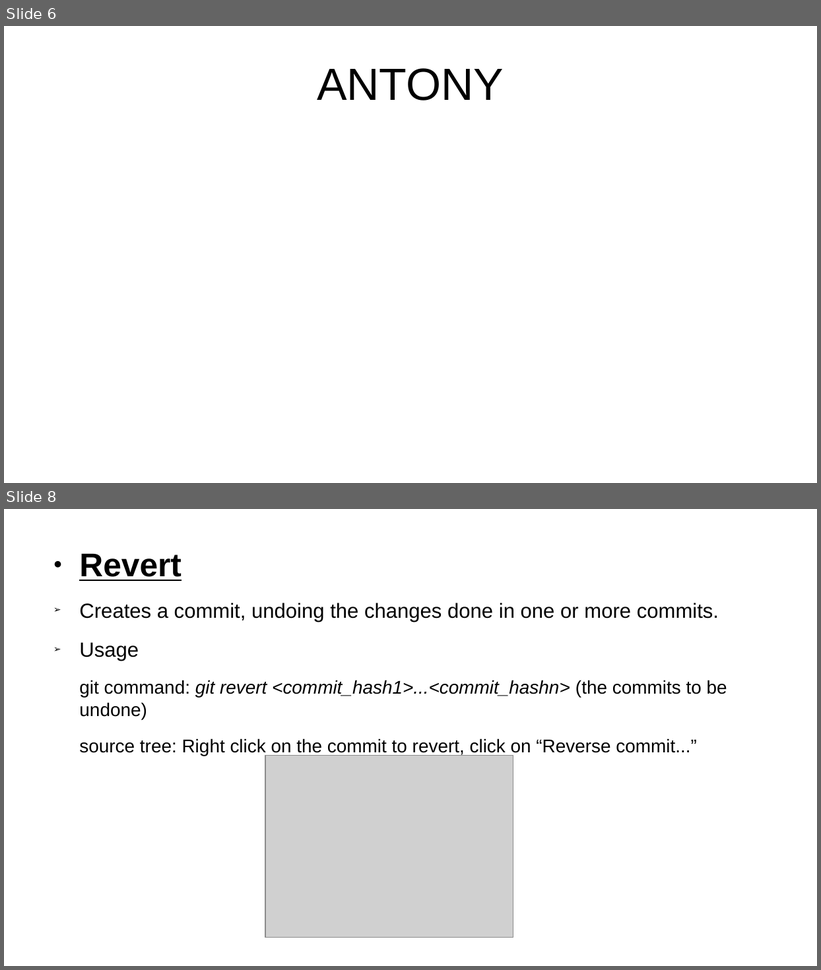
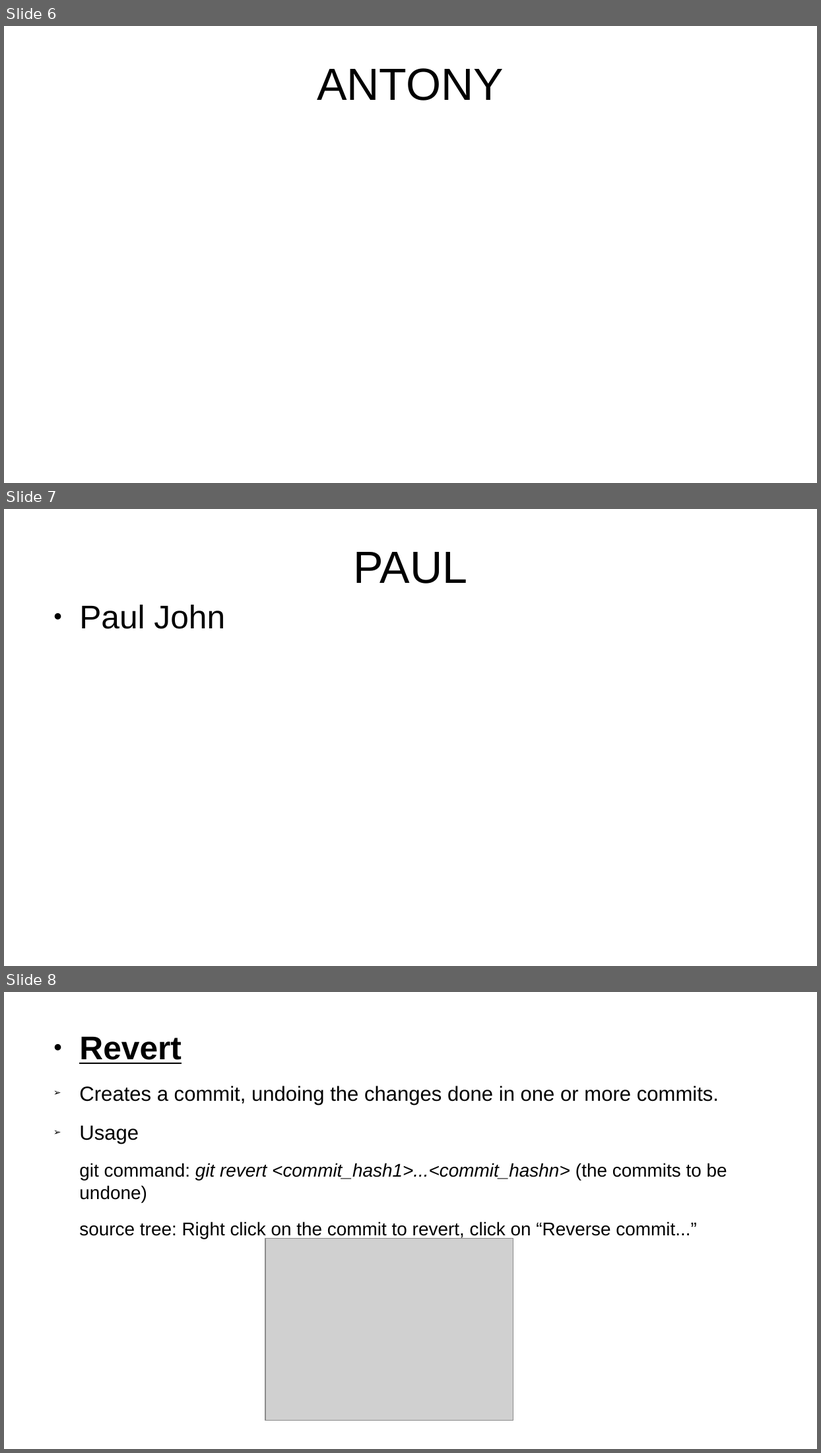
Before and after one commit to anubhavAnora/presentation, a slide deck: Presentation.odp. Shown one above the other, each under a label of ours: slides 6 and 8 before the commit, slides 6, 7 and 8 after it; the slides between them are not shown. The pictures are 821x970 and 821x1453 pixels, drawn with LibreOffice and Linux fonts; fonts in the diff are those of the drawing; grey boxes stand for pictures. Boxes give left, top, right and bottom in pixels: in the first picture for what was removed or moved away, otherwise in the second. Text is boxed around its words. In the diff, an @@ line names an element or a change of style, - is before the commit and + after.

Commit message:
Adding Paul John in Paul Branch

```diff
--- a/Presentation.odp
+++ b/Presentation.odp
@@ slide 7 added at box(4, 509, 817, 966), background #FFFFFF @@
@@ title added at box(353, 552, 467, 584), 44 pt, text #000000 @@
+PAUL
@@ text added at box(79, 605, 225, 629), 32 pt, text #000000 @@
+● Paul John
```
Also in this commit, not shown: 1 slide removed.
